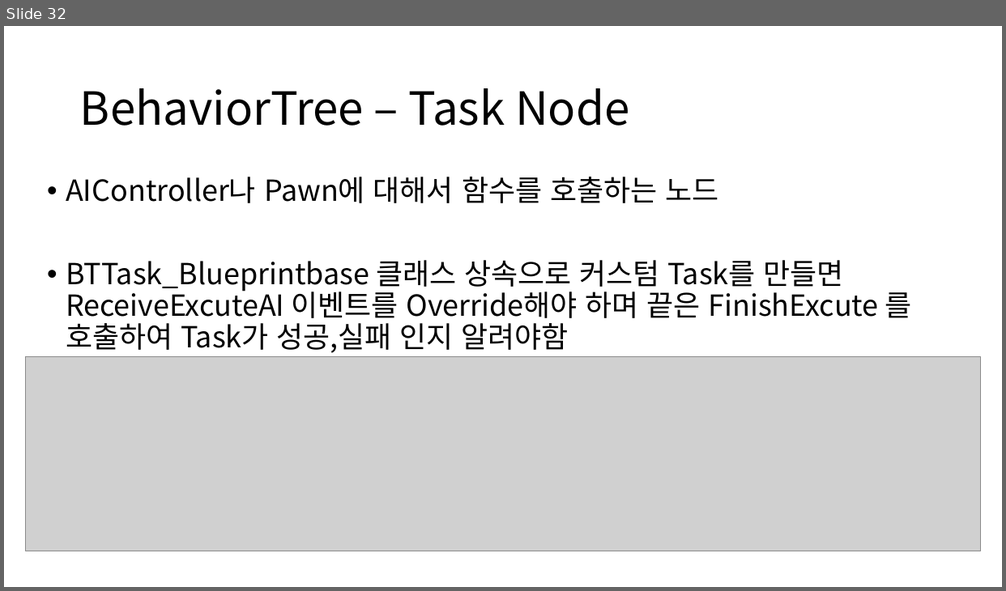
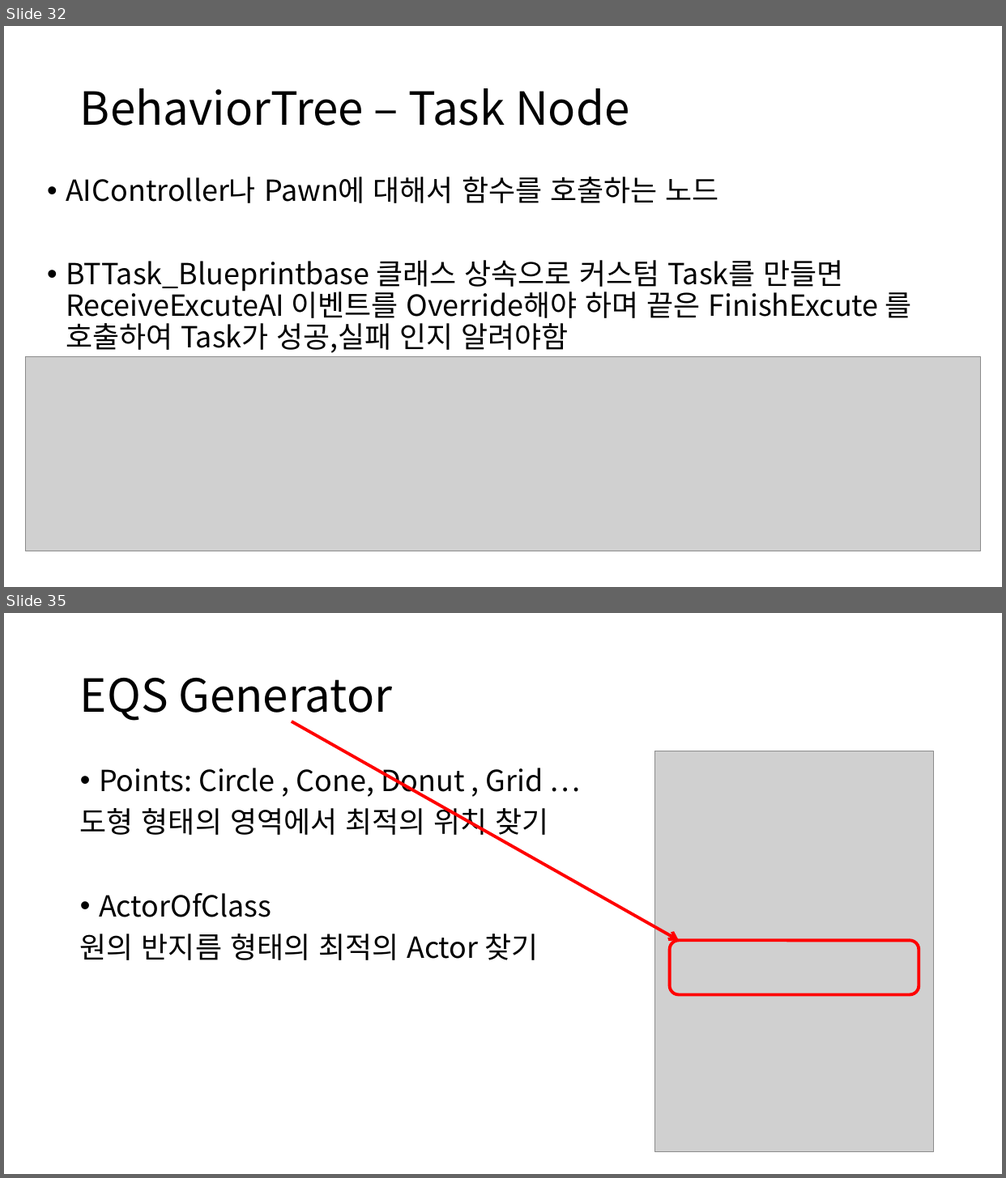
Before and after one commit to ldw9981/UE4_Blueprint, a slide deck: Day04/AI.pptx. Shown one above the other, each under a label of ours: slide 32 before the commit, slides 32 and 35 after it; the slides between them are not shown. The pictures are 1006x591 and 1006x1178 pixels, drawn with LibreOffice and Linux fonts; fonts in the diff are those of the drawing; grey boxes stand for pictures. Boxes give left, top, right and bottom in pixels: in the first picture for what was removed or moved away, otherwise in the second. Text is boxed around its words. In the diff, an @@ line names an element or a change of style, - is before the commit and + after.

```diff
--- a/Day04/AI.pptx
+++ b/Day04/AI.pptx
@@ slide 35 added at box(4, 613, 1002, 1174), background #FFFFFF @@
@@ title added at box(80, 678, 392, 724), 44 pt, text #000000 @@
+EQS Generator
@@ arrow added from (292, 722) to (679, 941), #FF0000 3 pt @@
@@ picture added at box(655, 752, 934, 1152) @@
@@ text added at box(80, 761, 548, 960), 28 pt, text #000000 @@
+• Points: Circle , Cone, Donut , Grid …
+도형 형태의 영역에서 최적의 위치 찾기
+• ActorOfClass
+원의 반지름 형태의 최적의 Actor 찾기
@@ rounded rectangle added at box(670, 941, 918, 995), outline #FF0000 3 pt @@
```
Also in this commit, not shown: 1 slide changed, 7 other slides added, 18 other files.
